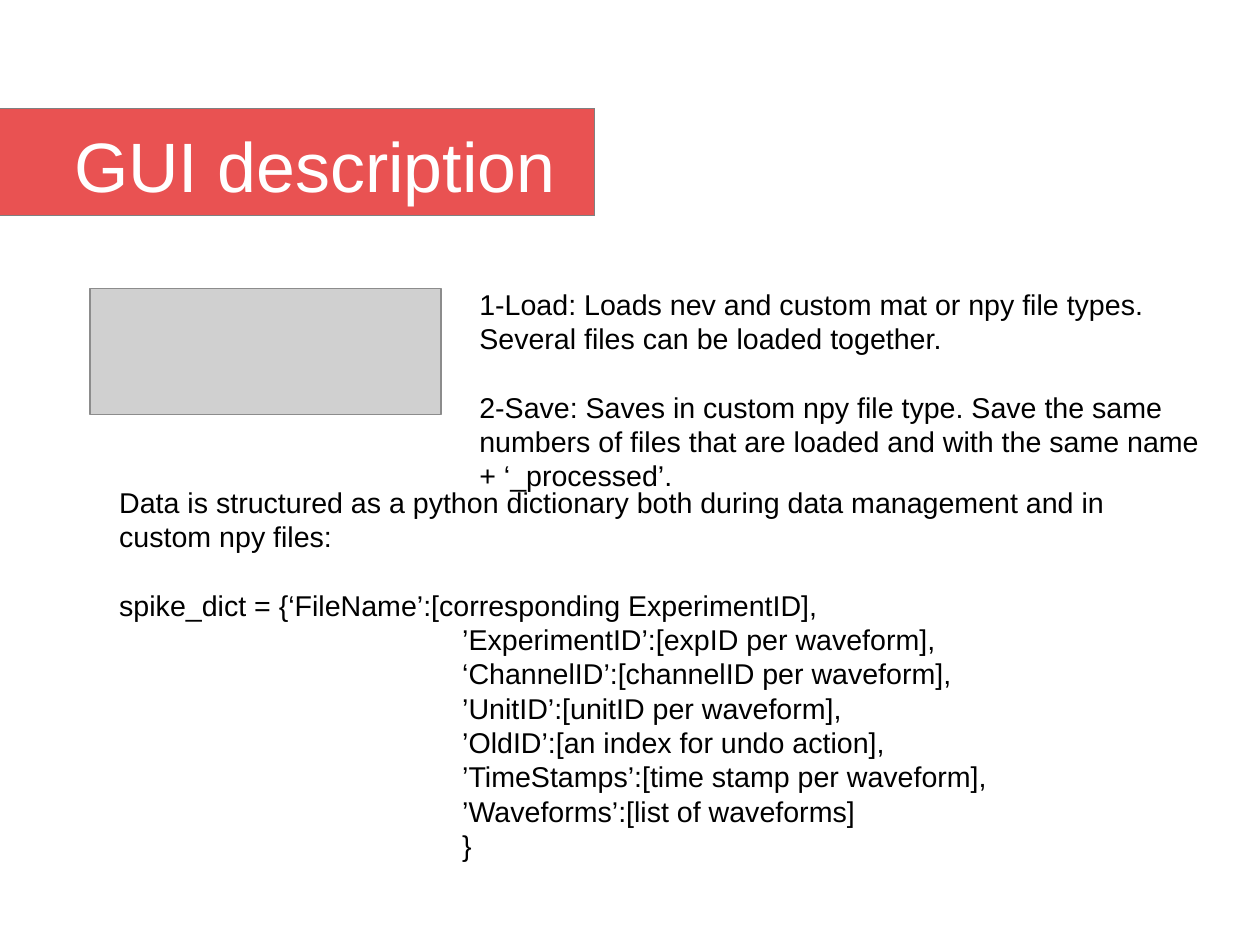
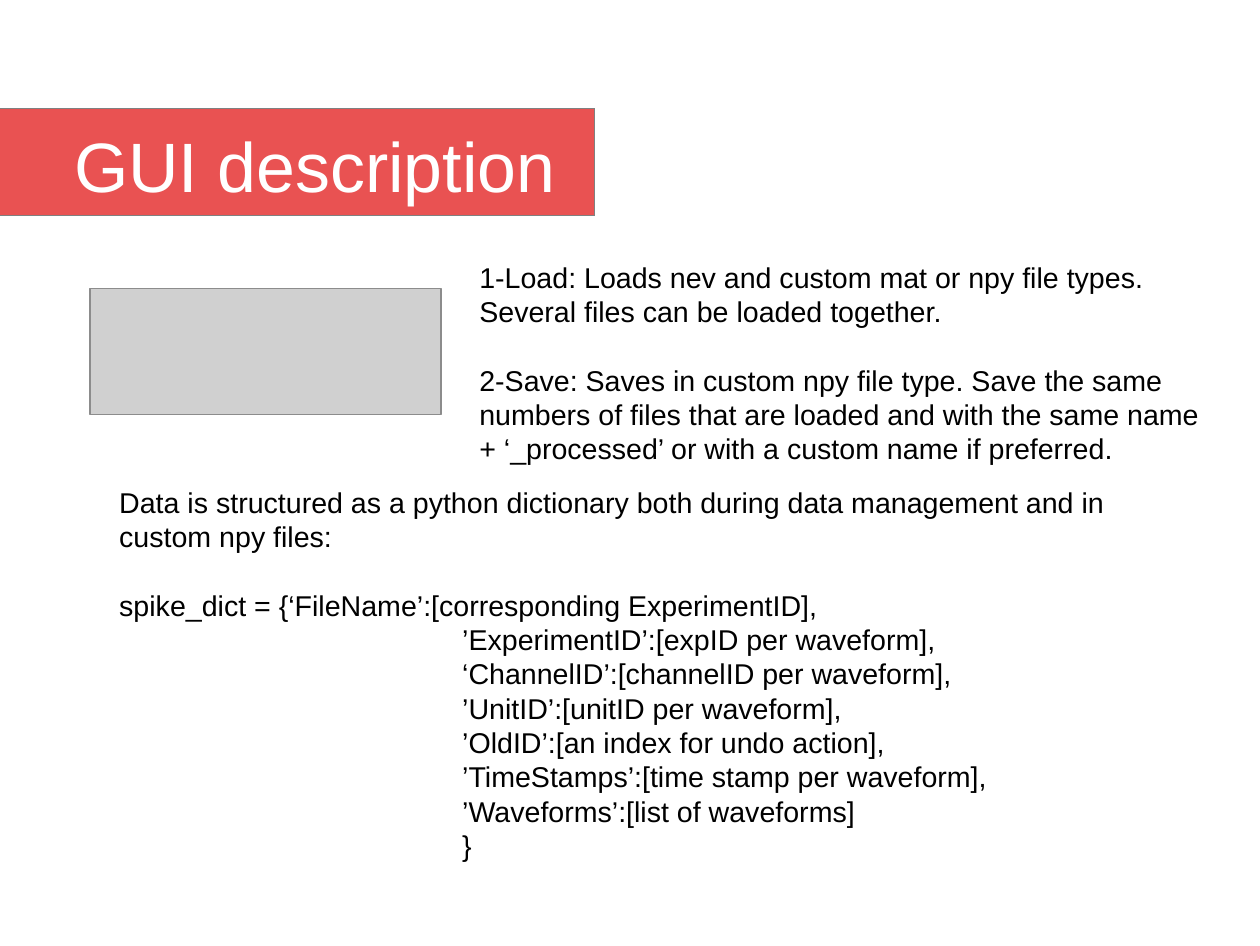
Before and after one commit to mikelval82/NeuroSorter, a slide deck: slide 5 of powerpoint.odp. Drawn at 1260x946 pixels with LibreOffice and Linux fonts; fonts in the diff are those of the drawing; grey boxes stand for pictures; background and template pictures are left out. Boxes give left, top, right and bottom in pixels: in the first picture for what was removed or moved away, otherwise in the second. Text is boxed around its words. In the diff, an @@ line names an element or a change of style, - is before the commit and + after.

```diff
--- a/powerpoint.odp
+++ b/powerpoint.odp
@@ text "1-Load: Loads nev and custom ..." moved from (x1=479, y1=294, x2=1198, y2=492) to (x1=479, y1=267, x2=1198, y2=465) @@
@@ text at (x1=479, y1=370, x2=1198, y2=465): text changed @@
-2-Save: Saves in custom npy file type. Save the same numbers of files that are loaded and with the same name + ‘_processed’.
+2-Save: Saves in custom npy file type. Save the same numbers of files that are loaded and with the same name + ‘_processed’ or with a custom name if preferred.
```
Also in this commit, not shown: 5 other slides changed, 1 other file.
